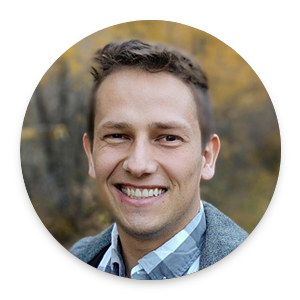
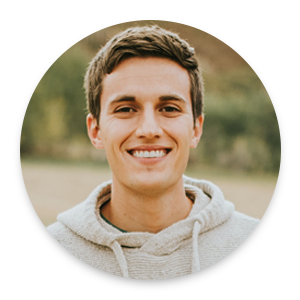
The second (300, 300) image is a revision of the first. Changes to its layers:
added layer "Layer 4" above "unnamed" over [20,20,281,280]
